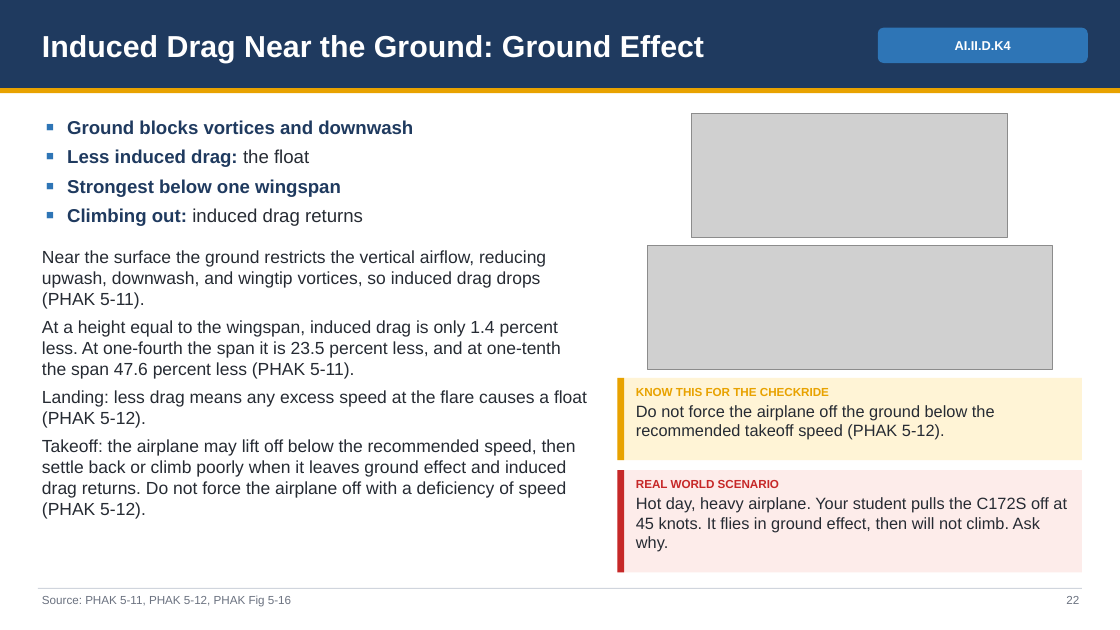
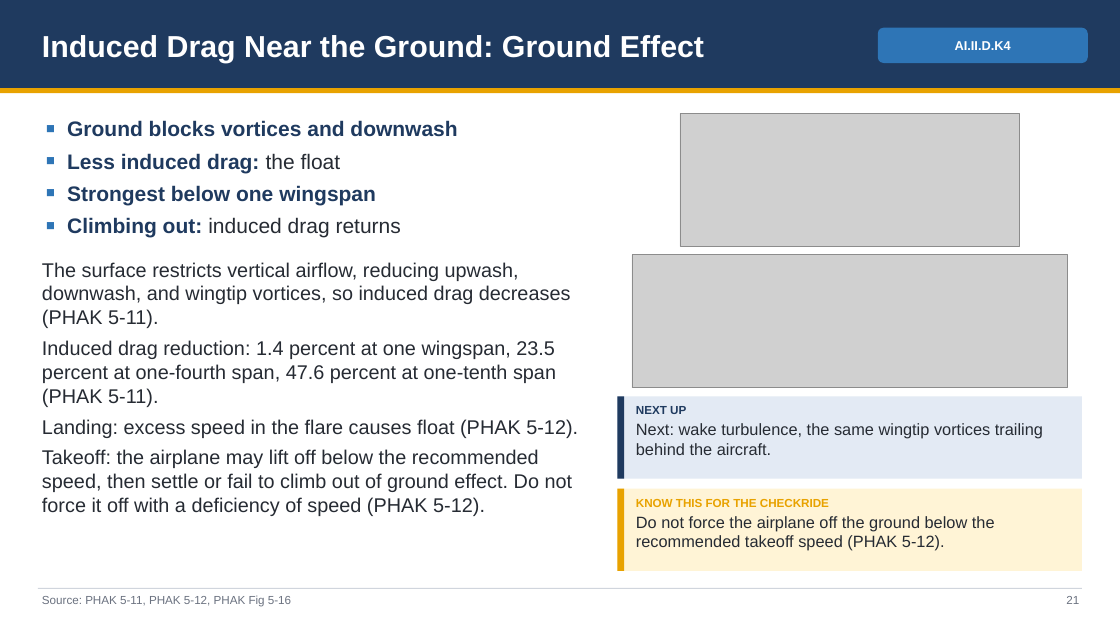
Before and after one commit to greenleeezekial1-glitch/Claude, a slide deck: slide 21 of Area II - Technical Subject Areas/II.D Principles of Flight - Slides.pptx (slide 22 before the commit). Drawn at 1120x630 pixels with LibreOffice and Linux fonts; fonts in the diff are those of the drawing; grey boxes stand for pictures. Boxes give left, top, right and bottom in pixels: in the first picture for what was removed or moved away, otherwise in the second. Text is boxed around its words. In the diff, an @@ line names an element or a change of style, - is before the commit and + after.

```diff
--- a/Area II - Technical Subject Areas/II.D Principles of Flight - Slides.pptx
+++ b/Area II - Technical Subject Areas/II.D Principles of Flight - Slides.pptx
@@ picture: place and size @@
-picture at box(692, 113, 1008, 237)
+picture at box(680, 113, 1019, 246)
@@ text at box(67, 120, 457, 238): size 16 to 18 pt in "Ground blocks vortices and downwash", "Less induced drag: the float", "Strongest below one wingspan", "Climbing out: induced drag returns" @@
@@ text at box(42, 262, 578, 516): text changed; size 15 to 17 pt @@
-Near the surface the ground restricts the vertical airflow, reducing upwash, downwash, and wingtip vortices, so induced drag drops (PHAK 5-11).
-At a height equal to the wingspan, induced drag is only 1.4 percent less. At one-fourth the span it is 23.5 percent less, and at one-tenth the span 47.6 percent less (PHAK 5-11).
-Landing: less drag means any excess speed at the flare causes a float (PHAK 5-12).
-Takeoff: the airplane may lift off below the recommended speed, then settle back or climb poorly when it leaves ground effect and induced drag returns. Do not force the airplane off with a deficiency of speed (PHAK 5-12).
+The surface restricts vertical airflow, reducing upwash, downwash, and wingtip vortices, so induced drag decreases (PHAK 5-11).
+Induced drag reduction: 1.4 percent at one wingspan, 23.5 percent at one-fourth span, 47.6 percent at one-tenth span (PHAK 5-11).
+Landing: excess speed in the flare causes float (PHAK 5-12).
+Takeoff: the airplane may lift off below the recommended speed, then settle or fail to climb out of ground effect. Do not force it off with a deficiency of speed (PHAK 5-12).
@@ picture: place and size @@
-picture at box(647, 245, 1052, 369)
+picture at box(632, 255, 1067, 387)
@@ rectangle: place and size @@
-rectangle at box(618, 378, 1082, 460)
+rectangle at box(618, 397, 1082, 479)
@@ rectangle: place and size @@
-rectangle at box(618, 378, 624, 460)
+rectangle at box(618, 397, 624, 479)
@@ rectangle at box(618, 397, 1082, 479): fill #FFF4D6 to #E3EAF4 @@
@@ rectangle at box(618, 397, 624, 479): fill #E8A200 to #1F3A5F @@
@@ text added at box(636, 406, 1043, 455), 14 pt, text #262B33 @@
+NEXT UP
+Next: wake turbulence, the same wingtip vortices trailing behind the aircraft.
@@ rectangle: place and size @@
-rectangle at box(618, 471, 1082, 573)
+rectangle at box(618, 489, 1082, 571)
@@ rectangle at box(618, 489, 1082, 571): fill #FDECEA to #FFF4D6 @@
@@ rectangle: place and size @@
-rectangle at box(618, 471, 624, 573)
+rectangle at box(618, 489, 624, 571)
@@ rectangle at box(618, 489, 624, 571): fill #C62828 to #E8A200 @@
@@ text "KNOW THIS FOR THE CHECKRIDE": place and size @@
-text "KNOW THIS FOR THE CHECKRIDE" at box(636, 388, 995, 440)
+text "KNOW THIS FOR THE CHECKRIDE" at box(636, 499, 995, 551)
@@ text removed at box(636, 480, 1067, 552) @@
-REAL WORLD SCENARIO
-Hot day, heavy airplane. Your student pulls the C172S off at 45 knots. It flies in ground effect, then will not climb. Ask why.
@@ text at box(1066, 596, 1079, 604): text changed @@
-22
+21
```
Also in this commit, not shown: 47 other slides changed, 7 slides removed, 7 other files.
